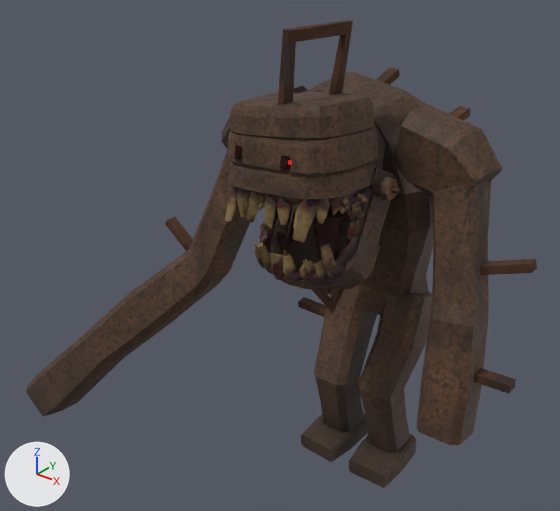
An edit to the Blender file model/out_there_monster_forms.blend, drawn before and after from the same camera.
Camera for both pictures: a 50 mm lens placed at (2.4, -3.99, 3.84), pointed at (-0.53, -0.33, 1.57). The lights are fixed; the arrows at lower left show +X, +Y and +Z. The older version comes first.

The older version as bpy lines, for what is in view:
```python
me_arm_r_long = bpy.data.meshes.new('Arm_R_Long')
me_arm_r_long.from_pydata(...)  # 96 vertices, 86 faces; spans x -2.43..-0.57, y -1.27..-0.17, z 0.0..2.42
me_arm_r_long.materials.append(mat_m_shell_rust)
me_cranium_002 = bpy.data.meshes.new('Cranium.002')
me_cranium_002.from_pydata(...)  # 1038 vertices, 984 faces; spans x -0.468..0.475, y -0.406..0.402, z -0.011..0.61
# faces by material slot: [869, 16, 99]
me_cranium_002.materials.append(mat_m_shell_rust)
me_cranium_002.materials.append(mat_m_gum)
me_cranium_002.materials.append(mat_m_eyesocket)
me_rods = bpy.data.meshes.new('Rods')
me_rods.from_pydata(...)  # 76 vertices, 60 faces; spans x -1.45..1.24, y -1.04..0.51, z 0.99..3.2
me_rods.materials.append(mat_m_metal_plate)
me_torso_002 = bpy.data.meshes.new('Torso.002')
me_torso_002.from_pydata(...)  # 253 vertices, 157 faces; spans x -0.96..0.91, y -0.72..0.4, z 1.15..2.79
me_torso_002.materials.append(mat_m_shell_rust)
ob_arm_r_long = bpy.data.objects.new('Arm_R_Long', me_arm_r_long)
ob_arm_r_long.location = (0.0, 0.0, 0.0)
ob_cranium = bpy.data.objects.new('Cranium', me_cranium_002)
ob_cranium.location = (0.02, -0.82, 2.36)
ob_cranium.rotation_euler = (-0.0698, -0.0873, -0.0524)  # degrees (-4, -5, -3)
ob_cranium.scale = (0.78, 0.78, 0.78)
ob_rods = bpy.data.objects.new('Rods', me_rods)
ob_rods.location = (0.0, 0.0, 0.0)
ob_torso = bpy.data.objects.new('Torso', me_torso_002)
ob_torso.location = (0.0, 0.0, 0.0)
# also in view: 'Arm_L_Short' at (0.81, -0.47, 1.73); 'Leg_R' at (-0.2, 0.03, 0.69); 'Teeth_Upper' at (0.02, -0.98, 2.29); 'Leg_L' at (0.21, 0.03, 0.69); 'Gums_Lower' at (0.07, -0.82, 2.1)
```
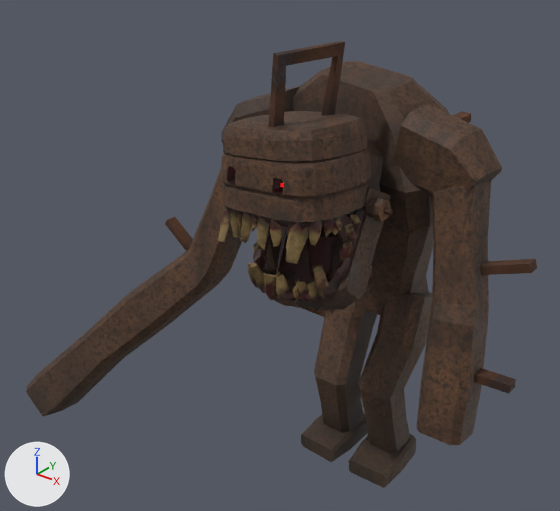
What differs and where, as boxes [x1, y1, x2, y2] in the pictures (560 x 511 px; the box of a moved part takes in the faces that stretch with it):
'Torso', reshaped
    before: [221, 72, 502, 315]
    after: [221, 61, 502, 315]
'Cranium', moved
    before: [228, 92, 379, 199]
    after: [220, 111, 371, 222]
'Rods', reshaped
    before: [165, 20, 537, 394]
    after: [165, 41, 537, 394]
'Jaw', moved
    before: [270, 168, 394, 294]
    after: [263, 188, 390, 313]
'Teeth_Upper', moved
    before: [225, 185, 349, 242]
    after: [218, 205, 342, 264]
'Teeth_Lower', moved
    before: [254, 193, 368, 281]
    after: [248, 215, 361, 302]
'Gums_Lower', moved
    before: [259, 187, 373, 282]
    after: [253, 208, 366, 302]
'Tongue', moved
    before: [313, 208, 347, 259]
    after: [307, 227, 340, 278]
'Jaw_Hinges', moved
    before: [373, 176, 400, 200]
    after: [366, 197, 393, 221]
'Gums_Upper', moved
    before: [234, 186, 361, 208]
    after: [227, 207, 354, 230]
'Mouth_Corner_Tissue', moved (mostly hidden)
    before: [340, 189, 363, 222]
    after: [333, 210, 356, 244]
'Throat', moved (mostly hidden)
    before: [326, 210, 346, 217]
    after: [320, 230, 339, 237]
part 1 of me_torso_002, moved or reshaped
    before: [293, 72, 439, 233]
    after: [284, 61, 449, 233]
part 2 of me_rods, moved or reshaped
    before: [278, 20, 353, 105]
    after: [268, 41, 345, 127]
part 3 of me_rods, moved or reshaped (not visible afterwards)
    before: [376, 68, 400, 85]
part 4 of me_rods, moved or reshaped
    before: [449, 106, 470, 120]
    after: [453, 111, 471, 123]

The change, as a list of edits to the scene's bpy script:
```text
Change me_torso_002:
    used by ob_torso; location = (0.0, 0.0, 0.0)
    remove me_torso_002.from_pydata(...)  # 253 vertices, 157 faces; spans x -0.96..0.91, y -0.72..0.4, z 1.15..2.79
    add me_torso_002.from_pydata(...)  # 250 vertices, 159 faces; spans x -0.96..0.91, y -0.74..0.4, z 1.15..2.85
    me_torso_002 part 1
    31 vertices are removed from x -0.51..0.55, y -0.55..-0.12, z 2.08..2.68
    32 faces are deleted
    4 vertices in x -0.68..0.53, y -0.12..0.17, z 2.4..2.48 move by (0.0, 0.0, -0.01)
    73 vertices move from x -0.68..0.57, y -0.72..0.13, z 2.08..2.79 to x -0.68..0.57, y -0.74..0.17, z 2.01..2.85
    28 vertices are added at x -0.55..0.55, y -0.61..-0.12, z 2.01..2.7
    34 new faces join them
Change me_rods:
    used by ob_rods; location = (0.0, 0.0, 0.0)
    remove me_rods.from_pydata(...)  # 76 vertices, 60 faces; spans x -1.45..1.24, y -1.04..0.51, z 0.99..3.2
    add me_rods.from_pydata(...)  # 76 vertices, 60 faces; spans x -1.45..1.24, y -1.09..0.54, z 0.99..3.09
    me_rods part 2: the loose piece of 16 vertices spanning x 0.02..0.15, y -1.04..-0.57, z 2.71..3.2 is moved by (-0.01, -0.06, -0.1)
    me_rods part 3: the loose piece of 8 vertices spanning x -0.29..-0.18, y 0.02..0.51, z 2.49..2.72 is scaled about its middle by (0.997, 1.04, 0.703), then moved by (0.0, 0.02, -0.02)
    me_rods part 4: the loose piece of 8 vertices spanning x 0.25..0.4, y -0.03..0.4, z 2.41..2.58 is multiplied about its middle by the matrix ((1.0, 0.016, 0.021), (-0.018, 0.995, 0.097), (-0.02, -0.098, 0.995)), then moved by (0.0, 0.0, -0.01)
Change ob_cranium:
    ob_cranium.location: (0.02, -0.82, 2.36) -> (0.02, -0.88, 2.26)
```
